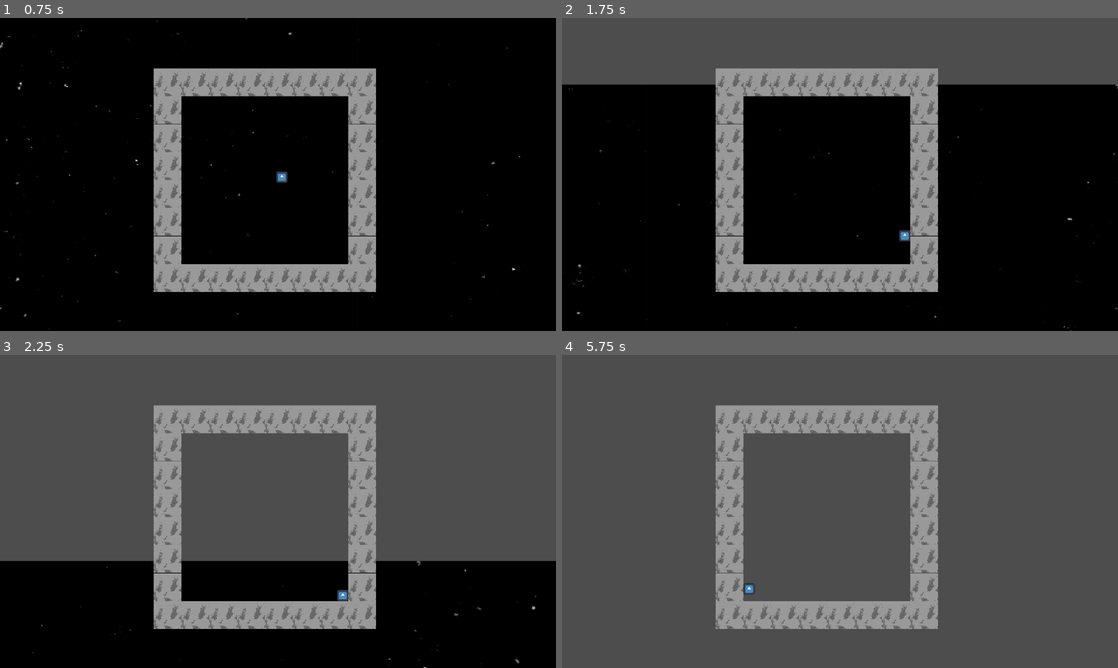
Above: before the commit, frames 1-4 (two rows, left to right).
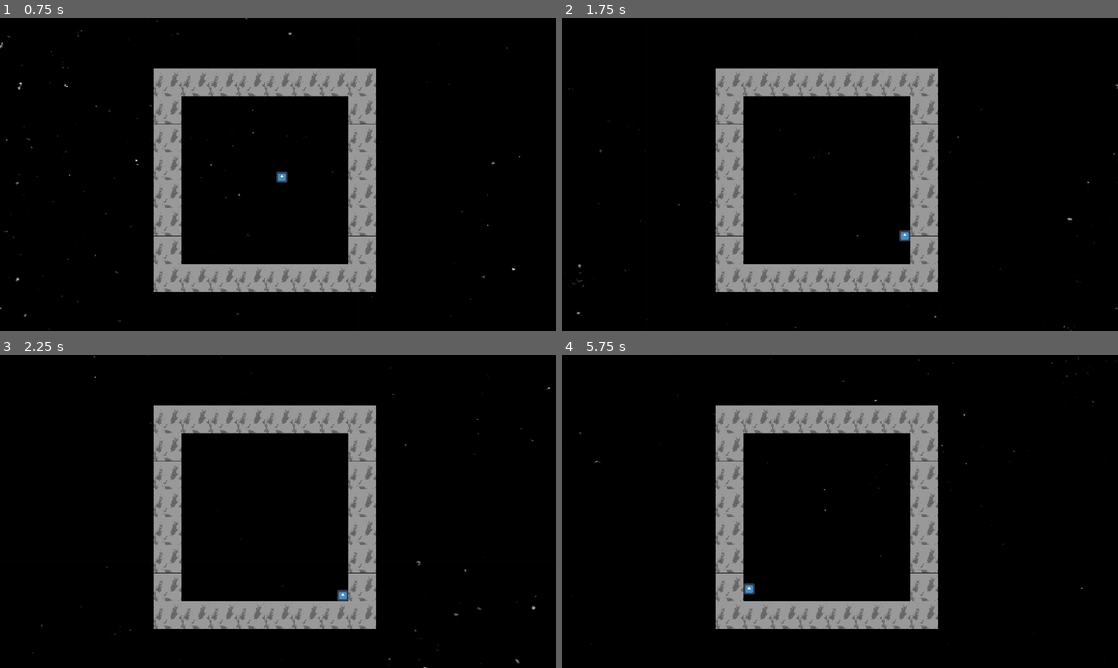
Above: after the commit, the same moments.

Repository: Indivicivet/ludumdare54
Game: Godot game, scene res://ludumdare54.tscn
Same seed, same stepped clock (60 frames per second), same inputs: the game is played once before the commit and once after it. The engine's default icon, where the game draws it, is replaced by a stand-in: a white triangle on a blue panel in a dark square.
Inputs:
- Up to frame 1 (0.75 s): hold Right (right) from 0.53 s (still down)
- Up to frame 2 (1.75 s): release Right (right) at 1.28 s; hold Down (down) from 1.28 s (still down)
- Up to frame 3 (2.25 s): release Down (down) at 2.03 s; hold Right (right) from 2.03 s (still down)
- Up to frame 4 (5.75 s): release Right (right) at 2.78 s; hold Up (up) 2.78-3.53 s; hold Left (left) 3.53-5.03 s; hold Down (down) from 5.03 s (still down)

Frame 1 is identical in both runs. In frame 2, 19% of the frame differs, in the area x 0-100%, y 0-22%; in frame 3, 58%; in frame 4, 88%, in the area x 0-100%, y 0-100%.

Commit message:
fixed scrolling

Diff:
--- a/spacescroll.gd
+++ b/spacescroll.gd
@@ -22,11 +22,11 @@
 func _process(delta):
 	self.position.x += SPEED * dir_cos;
 	self.position.y += SPEED * dir_sin;
-	if self.position.x > WIDTH * 3/2:
+	if self.position.x > 0:
 		self.position.x -= WIDTH;
-	if self.position.x < -WIDTH * 0.5:
+	if self.position.x < -WIDTH:
 		self.position.x += WIDTH;
-	if self.position.y > HEIGHT * 3/2:
+	if self.position.y > 0:
 		self.position.y -= HEIGHT;
-	if self.position.y < -HEIGHT * 0.5:
+	if self.position.y < -HEIGHT:
 		self.position.y += HEIGHT;
